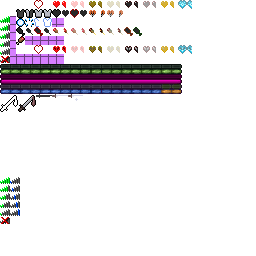
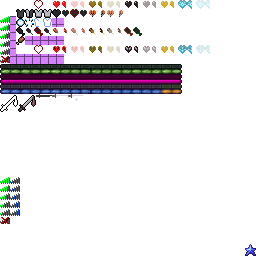
The second 256 x 256 image is a revision of the first. Changes to its layers:
added layer "star" above "组 1" over [245, 244, 256, 256]
added group "组 1" with 4 layers above "图层 1" over [196, 0, 210, 54]
"图层 6 拷贝 3": opacity 100% → 25%, moved it into group "组 1", painted on it over [196, 0, 210, 54]
